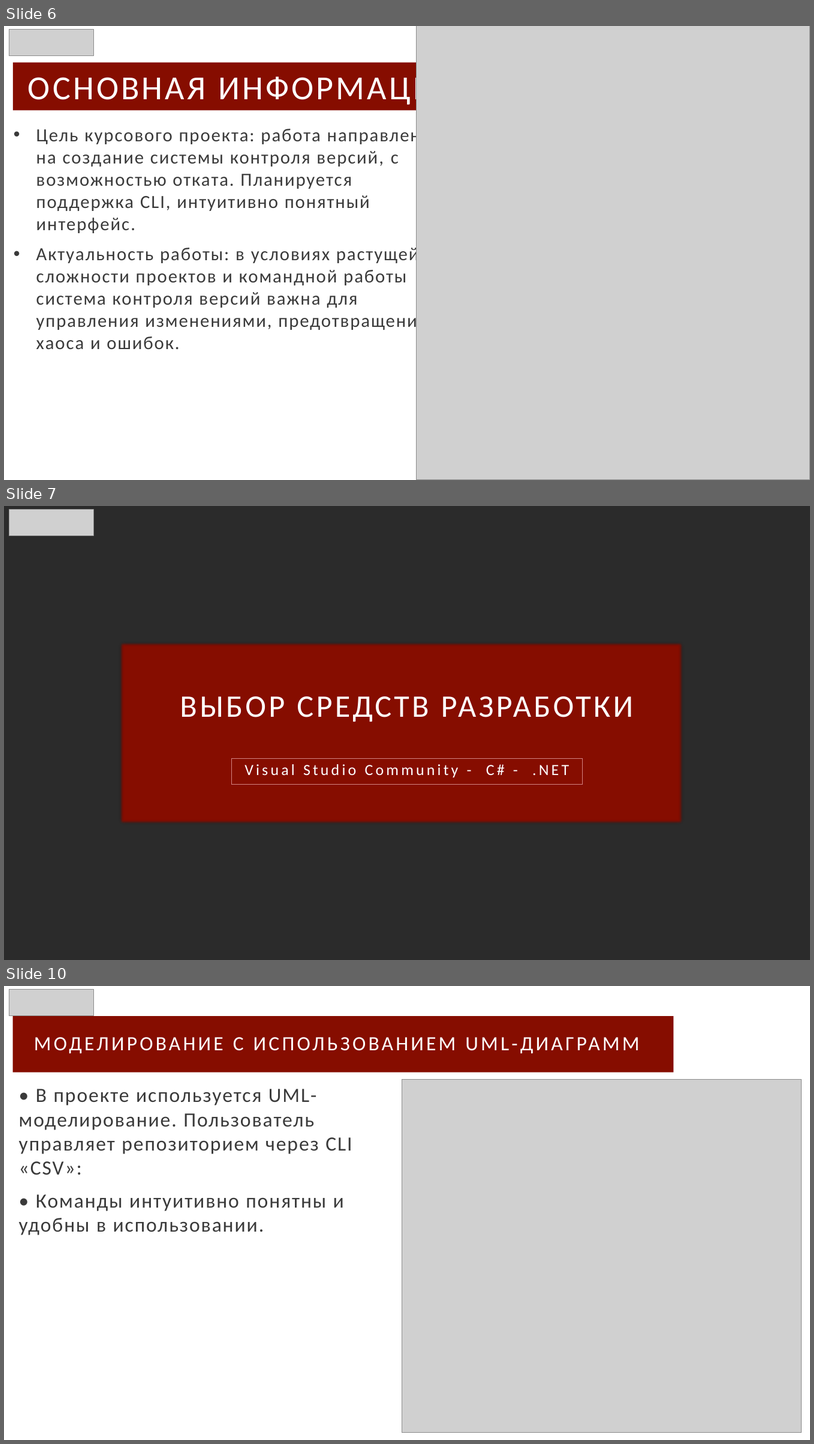
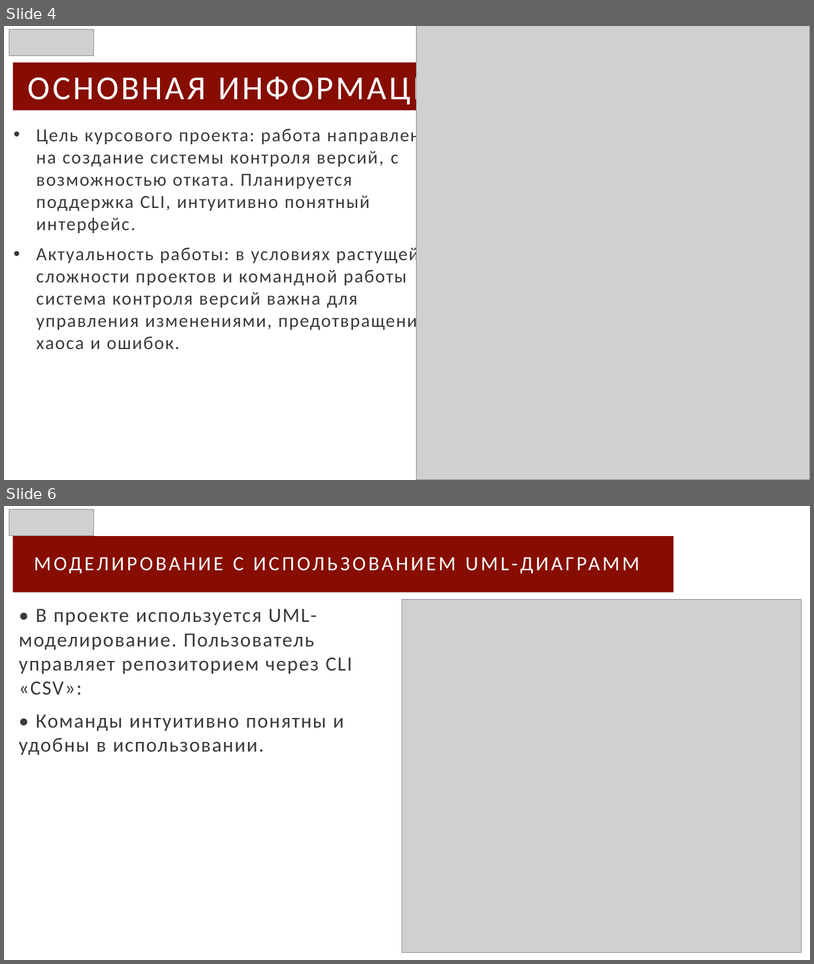
Before and after one commit to Taburet-Killer/CSV, a slide deck: CSV-presetation.pptx. Shown one above the other, each under a label of ours: slides 6, 7 and 10 before the commit, slides 4 and 6 after it; the slides between them are not shown. The pictures are 814x1444 and 814x964 pixels, drawn with LibreOffice and Linux fonts; fonts in the diff are those of the drawing; grey boxes stand for pictures; background and template pictures are left out; a plain dark background stands for a picture behind light text. Boxes give left, top, right and bottom in pixels: in the first picture for what was removed or moved away, otherwise in the second. Text is boxed around its words. In the diff, an @@ line names an element or a change of style, - is before the commit and + after.

```diff
--- a/CSV-presetation.pptx
+++ b/CSV-presetation.pptx
@@ slide 7 removed at [4, 506, 810, 960], background picture (left out) @@
@@ picture removed at [9, 509, 93, 535] @@
@@ rectangle removed at [120, 642, 684, 824] @@
@@ text removed at [180, 696, 633, 721] @@
-ВЫБОР СРЕДСТВ РАЗРАБОТКИ
@@ text removed at [232, 759, 583, 784] @@
-Visual Studio Community - C# - .NET
@@ what was slide 6 is now slide 4 @@
@@ what was slide 10 is now slide 6 @@
```
Also in this commit, not shown: 3 slides changed, 4 other slides removed.
